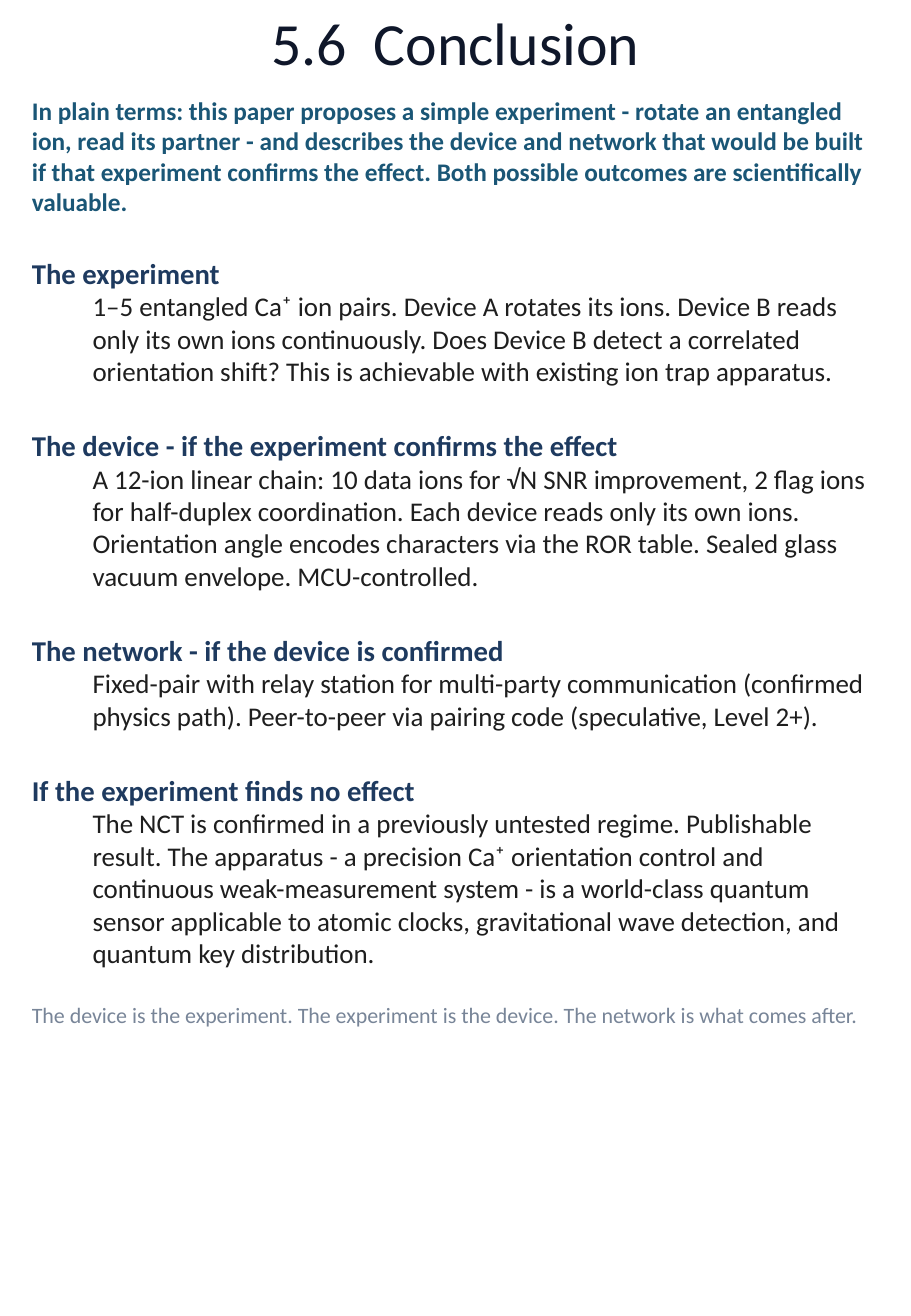
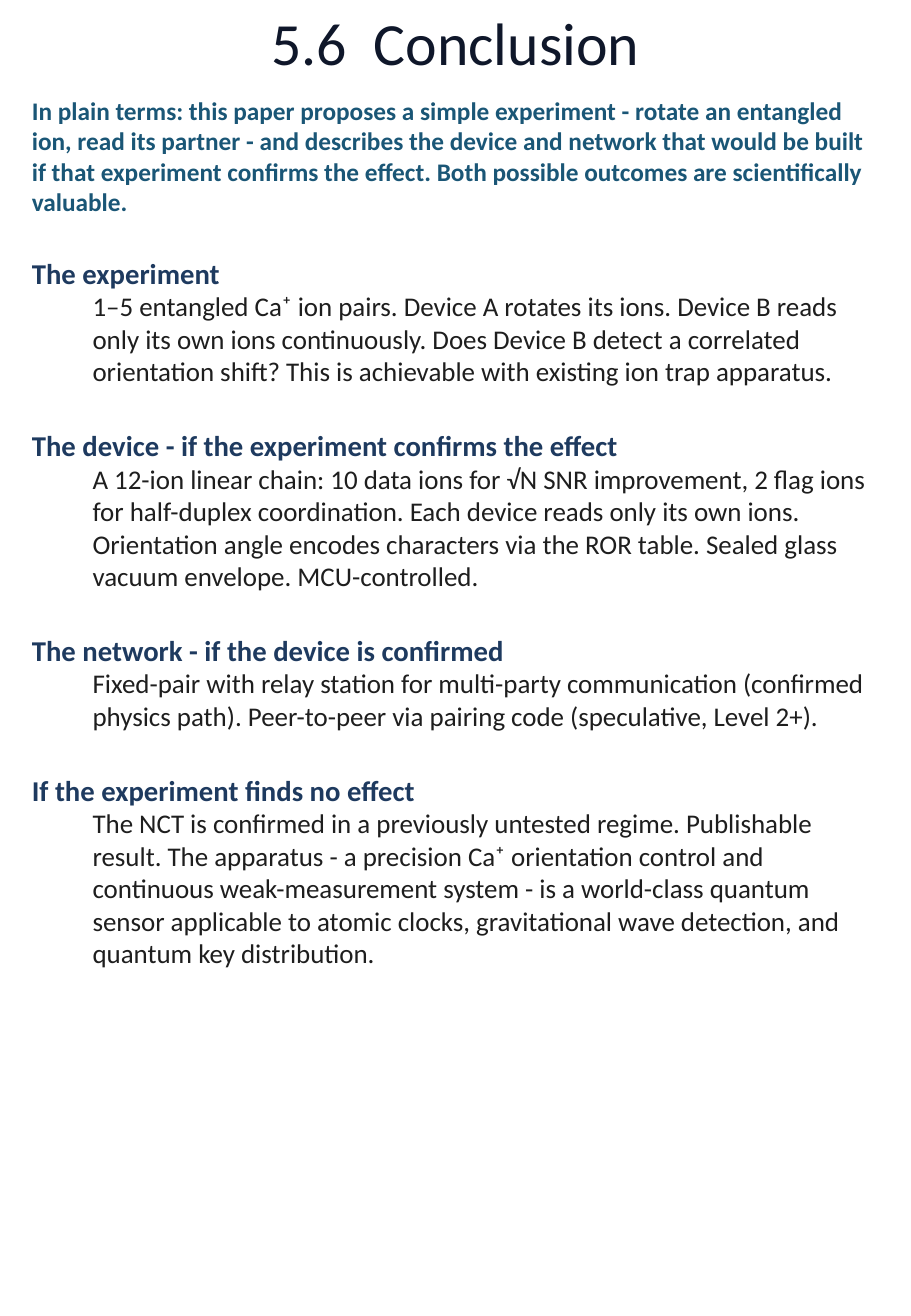
Before and after one commit to DansDesigns/EMT, a slide deck: slide 47 of revisions/QuantumEntangledMultiplexingTransceiver_Rev10.pptx. Drawn at 911x1316 pixels with LibreOffice and Linux fonts; fonts in the diff are those of the drawing. Boxes give left, top, right and bottom in pixels: in the first picture for what was removed or moved away, otherwise in the second. Text is boxed around its words. In the diff, an @@ line names an element or a change of style, - is before the commit and + after.

```diff
--- a/revisions/QuantumEntangledMultiplexingTransceiver_Rev10.pptx
+++ b/revisions/QuantumEntangledMultiplexingTransceiver_Rev10.pptx
@@ text at box(32, 1008, 856, 1027): paragraph removed @@
-The device is the experiment. The experiment is the device. The network is what comes after.
```
Also in this commit, not shown: 1 other slide changed, 1 other file.
